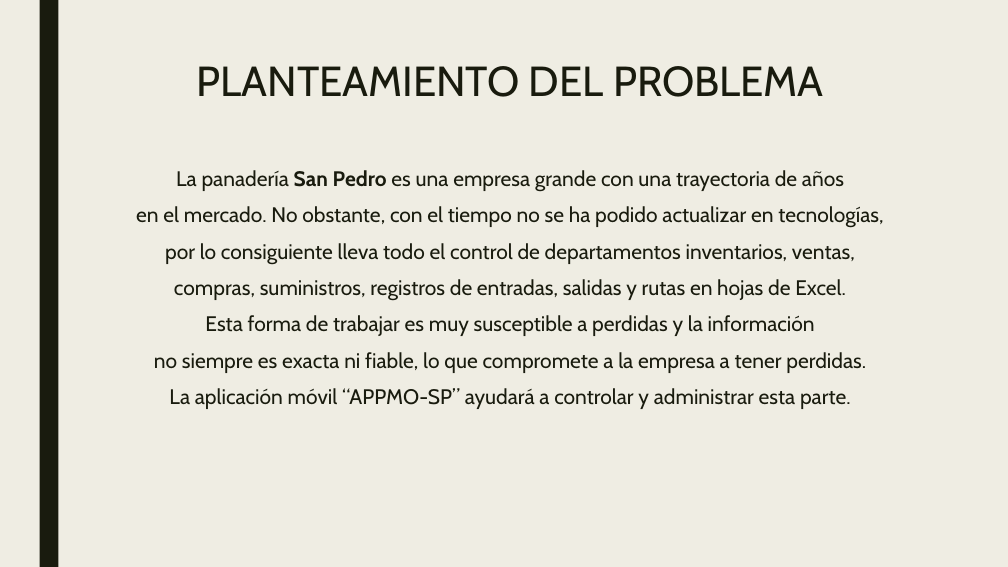
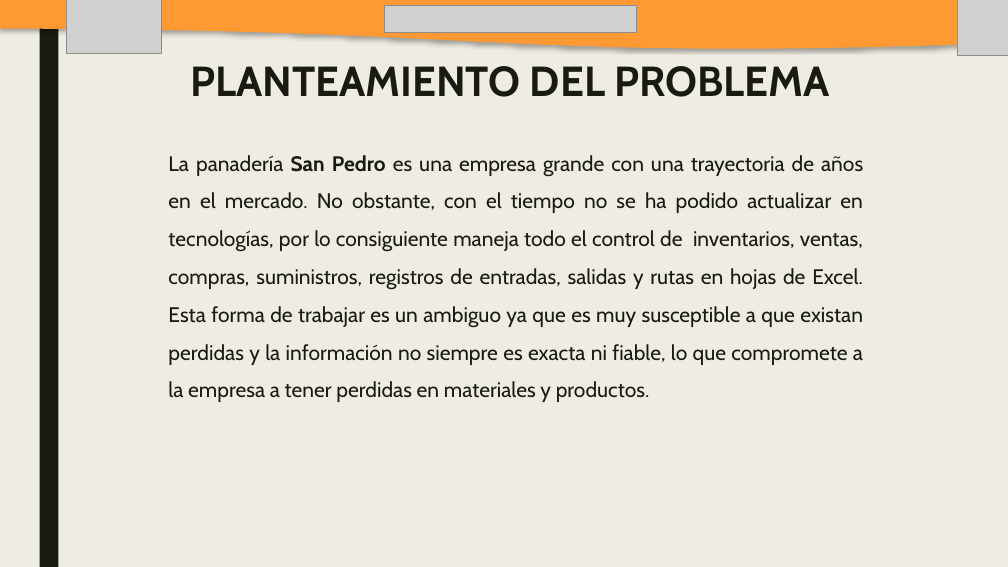
Before and after one commit to SM-ROOT/SM-ROOT, a slide deck: slide 7 of 9°A/Integradora/diapositiva/SM-ROOT_APPMO-SP.pptx (slide 5 before the commit). Drawn at 1008x567 pixels with LibreOffice and Linux fonts; fonts in the diff are those of the drawing; grey boxes stand for pictures. Boxes give left, top, right and bottom in pixels: in the first picture for what was removed or moved away, otherwise in the second. Text is boxed around its words. In the diff, an @@ line names an element or a change of style, - is before the commit and + after.

```diff
--- a/9°A/Integradora/diapositiva/SM-ROOT_APPMO-SP.pptx
+++ b/9°A/Integradora/diapositiva/SM-ROOT_APPMO-SP.pptx
@@ freeform shape added at [0,0,1008,48], fill #FF9933 @@
@@ picture added at [66,0,161,54] @@
@@ picture added at [385,5,636,33] @@
@@ picture added at [957,0,1008,56] @@
@@ title "PLANTEAMIENTO DEL PROBLEMA" at [191,66,829,97]: bold on @@
@@ text at [168,155,863,402]: text changed @@
-La panadería San Pedro es una empresa grande con una trayectoria de años
-en el mercado. No obstante, con el tiempo no se ha podido actualizar en tecnologías,
-por lo consiguiente lleva todo el control de departamentos inventarios, ventas,
-compras, suministros, registros de entradas, salidas y rutas en hojas de Excel.
-Esta forma de trabajar es muy susceptible a perdidas y la información
-no siempre es exacta ni fiable, lo que compromete a la empresa a tener perdidas.
-La aplicación móvil “APPMO-SP” ayudará a controlar y administrar esta parte.
+La panadería San Pedro es una empresa grande con una trayectoria de años en el mercado. No obstante, con el tiempo no se ha podido actualizar en tecnologías, por lo consiguiente maneja todo el control de inventarios, ventas, compras, suministros, registros de entradas, salidas y rutas en hojas de Excel. Esta forma de trabajar es un ambiguo ya que es muy susceptible a que existan perdidas y la información no siempre es exacta ni fiable, lo que compromete a la empresa a tener perdidas en materiales y productos.
```
Also in this commit, not shown: 18 other slides changed, 6 slides added, 4 slides removed, 31 other files.
